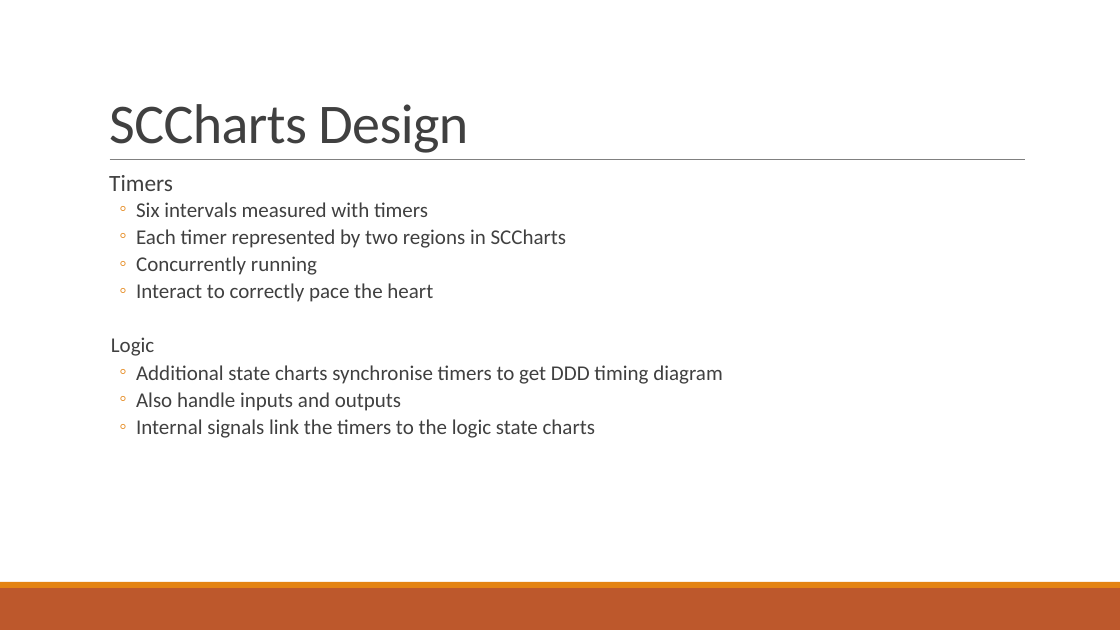
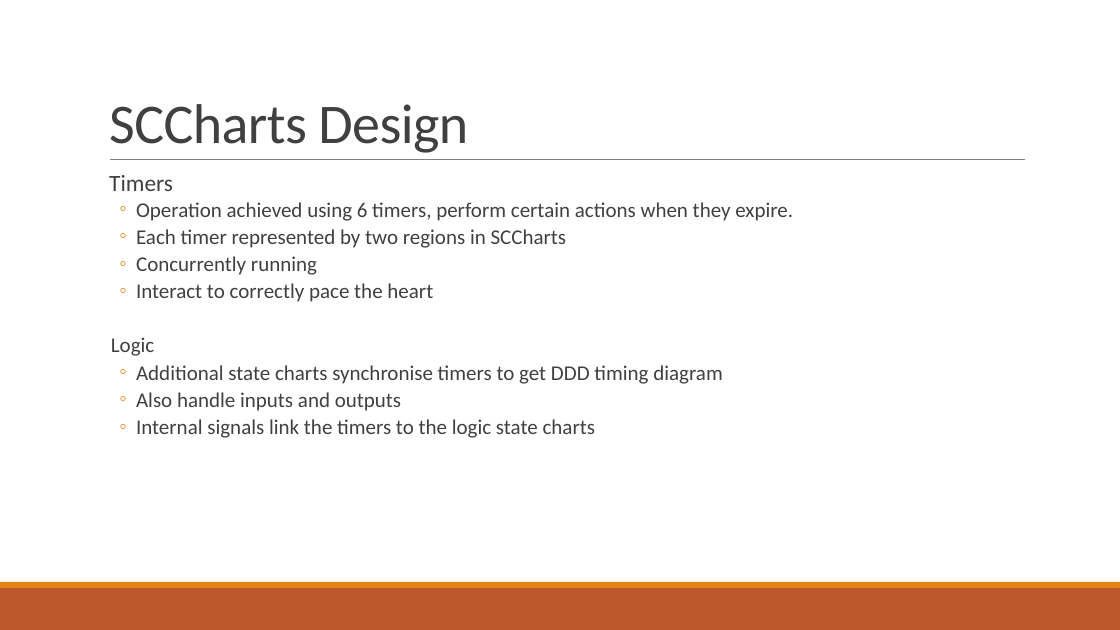
Before and after one commit to nz-Mark-Y/303Assignments, a slide deck: slide 3 of A2/COMPSYS 303 A2 Presentation.pptx. Drawn at 1120x630 pixels with LibreOffice and Linux fonts; fonts in the diff are those of the drawing. Boxes give left, top, right and bottom in pixels: in the first picture for what was removed or moved away, otherwise in the second. Text is boxed around its words. In the diff, an @@ line names an element or a change of style, - is before the commit and + after.

```diff
--- a/A2/COMPSYS 303 A2 Presentation.pptx
+++ b/A2/COMPSYS 303 A2 Presentation.pptx
@@ text at <box>136,202,793,221</box>: text changed @@
-  ◦ Six intervals measured with timers
+  ◦ Operation achieved using 6 timers, perform certain actions when they expire.
```
Also in this commit, not shown: 1 other slide changed, 1 slide added, 1 slide removed, 8 other files.
